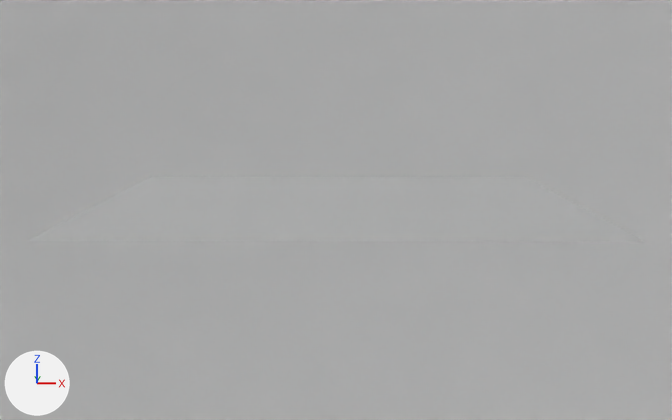
An edit to the Blender file produccion/props/char1.blend, drawn before and after from the same camera.
The view is the same before and after, from a 50 mm camera at (0.0003, -0.0554, 0.008) aimed at (-0.0001, 0.0, 0.0002). Lighting does not change. The marker at lower left points along +X, +Y and +Z.

Objects in the first picture: 'SmallParts', 'trail'.
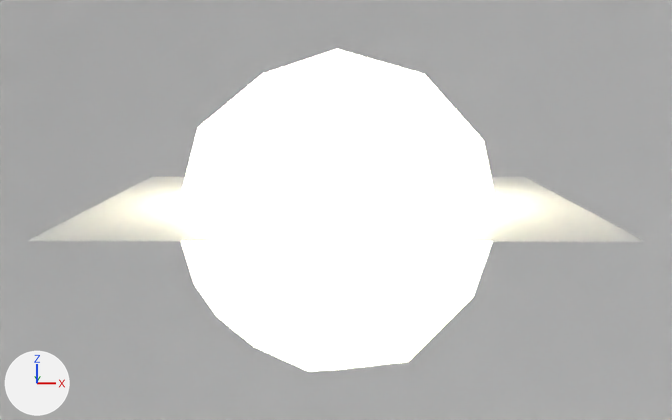
Boxes (x1, y1, x2, y2) around the edits, measured in the pictures (672 x 420 px):
```json
{"object": "Char1", "change": "shown", "after": [178, 49, 497, 372]}
```

Scene script edits in JSON lines:
```json
{"op": "remove", "block": "ob_char1", "code": "ob_char1.hide_set(True)"}
{"op": "set", "path": "ob_char1.scale", "old": "(0.486, 0.486, 0.486)", "new": "(0.324, 0.324, 0.324)"}
```
